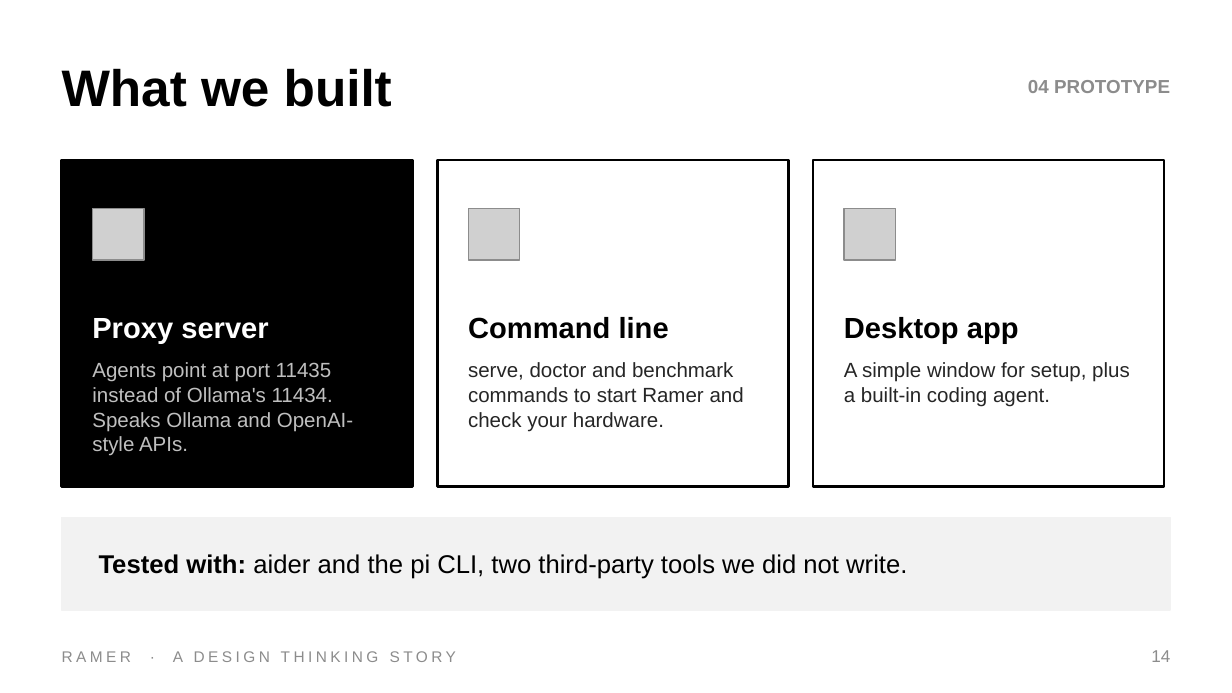
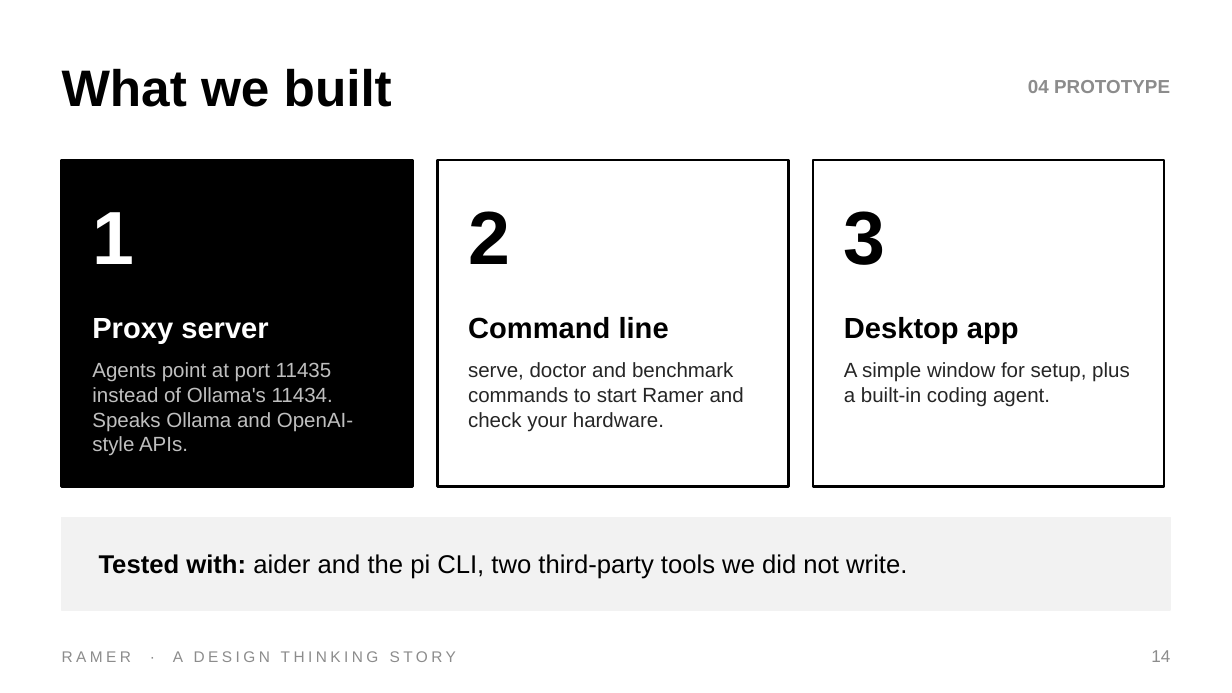
Before and after one commit to DrNeel11/tvarin, a slide deck: slide 14 of docs/Ramer_Design_Thinking.pptx. Drawn at 1232x693 pixels with LibreOffice and Linux fonts; fonts in the diff are those of the drawing; grey boxes stand for pictures. Boxes give left, top, right and bottom in pixels: in the first picture for what was removed or moved away, otherwise in the second. Text is boxed around its words. In the diff, an @@ line names an element or a change of style, - is before the commit and + after.

```diff
--- a/docs/Ramer_Design_Thinking.pptx
+++ b/docs/Ramer_Design_Thinking.pptx
@@ picture removed at (92,208,144,260) @@
@@ picture removed at (468,208,520,260) @@
@@ picture removed at (844,208,896,260) @@
@@ text added at (92,212,134,264), 44 pt, text #FFFFFF, bold @@
+1
@@ text added at (468,211,510,264), 44 pt, text #000000, bold @@
+2
@@ text added at (844,211,886,265), 44 pt, text #000000, bold @@
+3
```
Also in this commit, not shown: 16 other slides changed.
